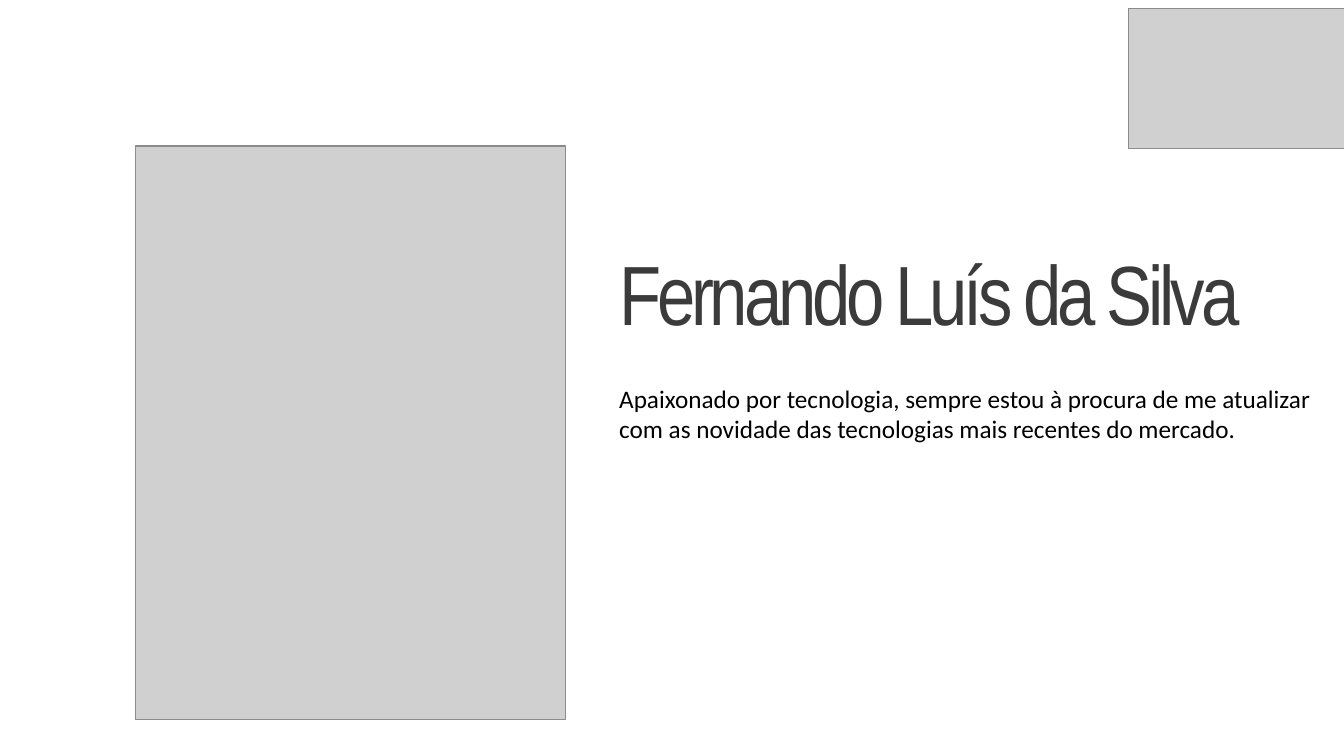
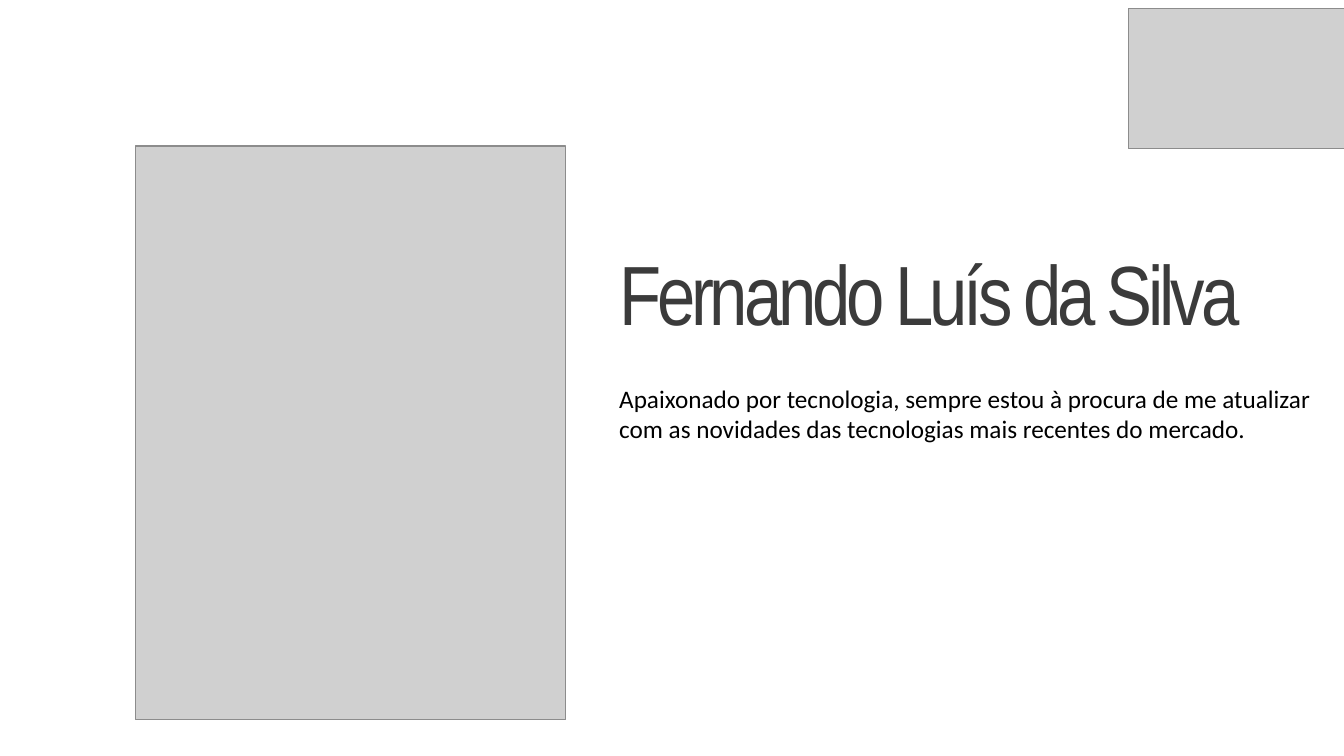
Before and after one commit to neomindsolutions/java8, a slide deck: slide 2 of Java8.pptx. Drawn at 1344x756 pixels with LibreOffice and Linux fonts; fonts in the diff are those of the drawing; grey boxes stand for pictures; background and template pictures are left out. Boxes give left, top, right and bottom in pixels: in the first picture for what was removed or moved away, otherwise in the second. Text is boxed around its words. In the diff, an @@ line names an element or a change of style, - is before the commit and + after.

```diff
--- a/Java8.pptx
+++ b/Java8.pptx
@@ text at (619, 420, 1244, 443): text changed @@
-com as novidade das tecnologias mais recentes do mercado.
+com as novidades das tecnologias mais recentes do mercado.
```
Also in this commit, not shown: 1 other file.
